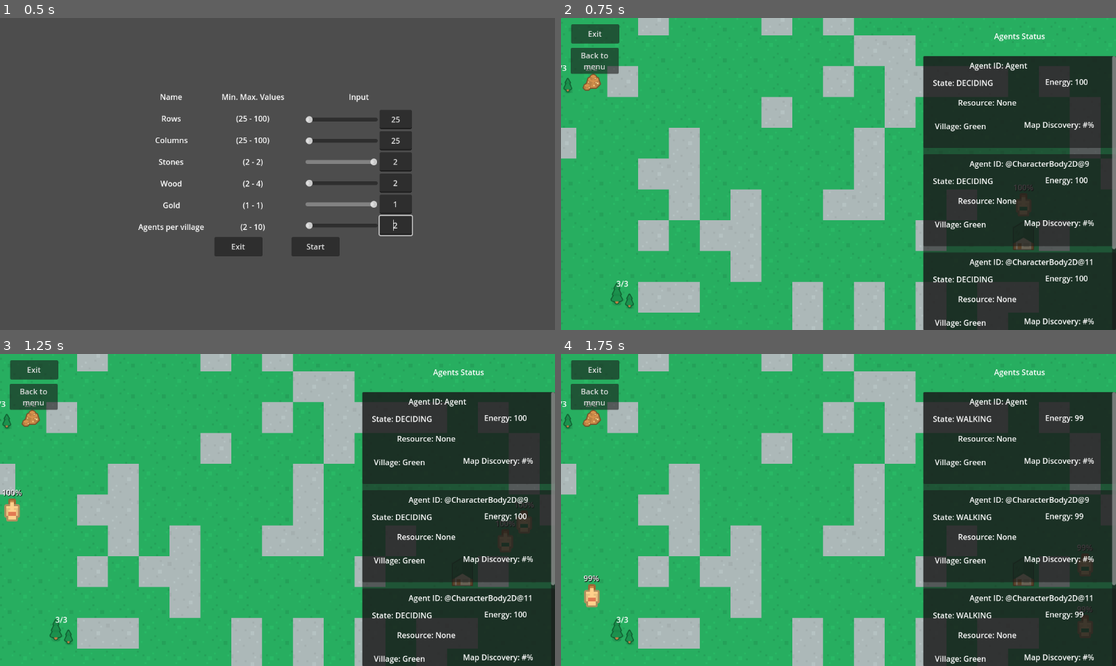
Above: before the commit, frames 1-4 (two rows, left to right).
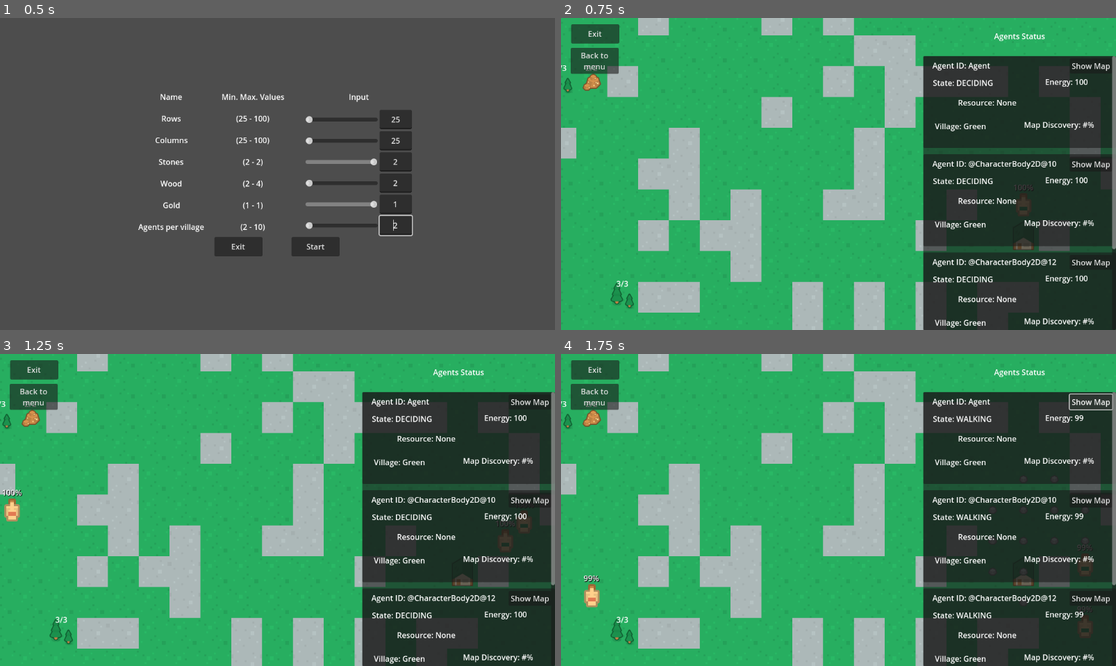
Above: after the commit, the same moments.

Repository: ApostolisSiampanis/intelligent-agents
Game: Godot game, scene res://scenes/input_screen.tscn
Same seed, same stepped clock (60 frames per second), same inputs: the game is played once before the commit and once after it.
Inputs (mouse positions are in pixels of both pictures, inside the frame that each line leads up to):
- Up to frame 1 (0.5 s): no input
- Up to frame 2 (0.75 s): click "Start" at 0.5 s
- Up to frame 3 (1.25 s): no input
- Up to frame 4 (1.75 s): click (1088, 400) at 1.25 s, where only the run after the commit has a clickable "Show Map"

Frame 1 is identical in both runs. In frame 2, 1.1% of the frame differs, in the area x 66-99%, y 14-80%; in frame 3, 1.1%; in frame 4, 1.2%, in the area x 66-100%, y 12-80%.

Commit message:
add agent and map highlight

Diff:
--- a/scenes/info_card.gd
+++ /dev/null
@@ -1,37 +0,0 @@
-extends Node2D
-
-var agent: Node
-
-@onready var label_agent_id = %LabelAgentID
-@onready var label_agent_village = %LabelAgentVillage
-@onready var label_state = %LabelState
-@onready var label_energy = %LabelEnergy
-@onready var label_resource = %LabelResource
-@onready var label_map_discovery = %LabelMapDiscovery
-
-
-func _on_ready():
-	update_info()
-
-func _on_timer_timeout():
-	update_info()
-
-func update_info():
-	if agent != null:
-
-		# Convert the state enum to a string
-		var state_string = ""
-		match agent.current_state:
-			agent.State.WALKING: state_string = "WALKING"
-			agent.State.DECIDING: state_string = "DECIDING"
-			agent.State.REFILLING: state_string = "REFILLING"
-			agent.State.IDLE: state_string = "IDLE"
-		label_state.text = "State: " + state_string
-		label_agent_id.text = "Agent ID: " + str(agent.get_name())
-		label_agent_village.text = "Village: " + str(agent.village_type)
-		label_energy.text = "Energy: " + str(agent.energy)
-		if agent.current_carrying_resource:
-			label_resource.text = "Resource: " + str(agent.current_carrying_resource.type) + " (" + str(agent.current_carrying_resource.quantity) + ")"
-		else:
-			label_resource.text = "Resource: None"
-		#label_map_discovery.text = "Map Discovery: " + str(agent.map_discovery)
--- a/scenes/info_card.tscn
+++ b/scenes/info_card.tscn
@@ -1,9 +1,9 @@
 [gd_scene load_steps=2 format=3 uid="uid://cj80fllllmlwl"]
 
-[ext_resource type="Script" path="res://scenes/info_card.gd" id="1_wpc8v"]
+[ext_resource type="Script" path="res://scripts/info_card.gd" id="1_nbvcf"]
 
 [node name="InfoCard" type="Node2D"]
-script = ExtResource("1_wpc8v")
+script = ExtResource("1_nbvcf")
 
 [node name="Panel" type="Panel" parent="."]
 offset_right = 400.0
@@ -12,9 +12,9 @@
 [node name="LabelAgentID" type="Label" parent="Panel"]
 unique_name_in_owner = true
 layout_mode = 0
-offset_left = 96.0
+offset_left = 19.0
 offset_top = 8.0
-offset_right = 229.0
+offset_right = 152.0
 offset_bottom = 31.0
 text = "Agent ID: #"
 
@@ -63,4 +63,14 @@
 offset_bottom = 154.0
 text = "Map Discovery: #%"
 
+[node name="ButtonMap" type="Button" parent="Panel"]
+layout_mode = 0
+offset_left = 304.0
+offset_top = 5.0
+offset_right = 392.0
+offset_bottom = 36.0
+text = "Show Map"
+
 [connection signal="ready" from="." to="." method="_on_ready"]
+[connection signal="mouse_entered" from="Panel" to="." method="_on_InfoCard_mouse_entered"]
+[connection signal="mouse_exited" from="Panel" to="." method="_on_InfoCard_mouse_exited"]
--- a/scenes/map_generator.tscn
+++ b/scenes/map_generator.tscn
@@ -26,6 +26,7 @@
 3:1/0 = 0
 3:1/0/custom_data_0 = "wall"
 0:6/0 = 0
+4:4/0 = 0
 
 [sub_resource type="TileSet" id="TileSet_vw3px"]
 tile_size = Vector2i(64, 64)
@@ -42,6 +43,9 @@
 layer_1/name = "foreground"
 layer_1/z_index = 1
 layer_1/tile_data = PackedInt32Array()
+layer_2/name = "highlight"
+layer_2/z_index = 3
+layer_2/tile_data = PackedInt32Array()
 script = ExtResource("1_4te8f")
 
 [node name="Camera2D" type="Camera2D" parent="."]
--- /dev/null
+++ b/scripts/info_card.gd
@@ -0,0 +1,71 @@
+extends Node2D
+
+var agent: Node
+var map_highlighted: bool = false
+
+var agent_highlighted: bool = false  # To track if the agent is highlighted
+var map_highlight_mode: String = ""  # To track the map highlight mode (known, unknown, or none)
+
+signal highlight_agent(agent, highlight)
+signal highlight_map(agent, mode)
+
+@onready var label_agent_id = %LabelAgentID
+@onready var label_agent_village = %LabelAgentVillage
+@onready var label_state = %LabelState
+@onready var label_energy = %LabelEnergy
+@onready var label_resource = %LabelResource
+@onready var label_map_discovery = %LabelMapDiscovery
+@onready var button_map = $Panel/ButtonMap
+
+
+func _on_ready():
+	update_info()
+	button_map.connect("pressed", Callable(self, "_on_ButtonHighlightMap_pressed"))
+	self.connect("mouse_entered", Callable(self, "_on_InfoCard_mouse_entered"))
+	self.connect("mouse_exited", Callable(self, "_on_InfoCard_mouse_exited"))
+
+func update_info():
+	if agent != null:
+
+		# Convert the state enum to a string
+		var state_string = ""
+		match agent.current_state:
+			agent.State.WALKING: state_string = "WALKING"
+			agent.State.DECIDING: state_string = "DECIDING"
+			agent.State.REFILLING: state_string = "REFILLING"
+			agent.State.IDLE: state_string = "IDLE"
+		label_state.text = "State: " + state_string
+		label_agent_id.text = "Agent ID: " + str(agent.get_name())
+		label_agent_village.text = "Village: " + str(agent.village_type)
+		label_energy.text = "Energy: " + str(agent.energy)
+		if agent.current_carrying_resource:
+			label_resource.text = "Resource: " + str(agent.current_carrying_resource.type) + " (" + str(agent.current_carrying_resource.quantity) + ")"
+		else:
+			label_resource.text = "Resource: None"
+		#label_map_discovery.text = "Map Discovery: " + str(agent.map_discovery)
+
+func _on_InfoCard_mouse_entered():
+	emit_signal("highlight_agent", agent, true)
+	agent_highlighted = true
+
+func _on_InfoCard_mouse_exited():
+	emit_signal("highlight_agent", agent, false)
+	agent_highlighted = false
+
+func _on_ButtonHighlightMap_pressed():
+	if map_highlight_mode == "":
+		map_highlight_mode = "known"
+	elif map_highlight_mode == "known":
+		map_highlight_mode = "all"
+	else:
+		map_highlight_mode = ""
+	emit_signal("highlight_map", agent, map_highlight_mode)
+
+func _on_timer_timeout():
+	update_info()
+	# If the map highlight is active, keep highlighting based on current state
+	if map_highlight_mode != "":
+		get_parent().emit_signal("highlight_map", agent, map_highlight_mode)
+	# If the agent is highlighted, keep it highlighted
+	if agent_highlighted:
+		get_parent().emit_signal("highlight_agent", agent, true)
--- a/scripts/map_generator.gd
+++ b/scripts/map_generator.gd
@@ -30,6 +30,8 @@
 
 const grass_tile_coords := {'x': 0, 'y': 0}
 const obstacle_tile_coords := {'x': 3, 'y': 1}
+
+const highlight_tile := {'x': 4, 'y': 4}
 
 
 ''' Input fields '''
@@ -94,6 +96,9 @@
 		var info_card = INFO_CARD.instantiate()
 
 		info_card.agent = agent
+		info_card.connect("highlight_agent", Callable(self, "_on_highlight_agent"))
+		info_card.connect("highlight_map", Callable(self, "_on_highlight_map"))
+
 		timer.connect("timeout", Callable(info_card, "_on_timer_timeout"))
 
 		# Wrap the info_card in a MarginContainer
@@ -223,3 +228,52 @@
 		adjacent_tiles.append(tile_info)
 
 	return adjacent_tiles
+
+func _on_highlight_agent(agent, highlight):
+	# Clear previous highlight
+	for other_agent in AGENTS:
+		other_agent.modulate = Color.WHITE
+
+	if highlight:
+		agent.modulate = Color.FIREBRICK  # or another suitable color
+
+	if highlight:
+		var viewport_size: Vector2 = get_viewport_rect().size
+		var agent_center = agent.position + Vector2(TILE_SIZE.x / 2, TILE_SIZE.y / 2)
+		var new_position = Vector2(
+			viewport_size.x / 2 - agent_center.x,
+			viewport_size.y / 2 - agent_center.y
+		)
+		set_position(new_position)
+
+func _on_highlight_map(agent, mode):
+	match mode:
+		"known":
+			highlight_known_tiles(agent)
+			print("I will highlight the tiles of the agent: " + agent.get_name())
+		"all", "":
+			clear_tile_highlights()
+
+func highlight_known_tiles(agent):
+	clear_tile_highlights()
+
+	# Get the points the agent knows about
+	var known_points :Array = agent.astar.get_point_ids()
+	print("known_points " + str(known_points))
+	for point_id in known_points:
+		var tile_coords :Vector2 = agent.astar.get_point_position(point_id)
+		print("tiles_coords: " + str(tile_coords))
+		if get_cell_tile_data(2, tile_coords) == null:
+			set_cell(2, tile_coords, 0, Vector2i(highlight_tile.x, highlight_tile.y))
+			print("Tile setted")
+	set_layer_enabled(2, true)
+	print("Highlight map complete")
+
+func clear_tile_highlights():
+	for y in rows:
+		for x in cols:
+			var cell := get_cell_source_id(2, Vector2i(x, y))
+			if cell != null:
+				set_cell(2, Vector2i(x, y), -1)
+				#print("Cell cleared")
+	print("Previous highlighted tiles CLEARED!")
Not shown, removed: dasasdasdasdasdasdasdasdasda
